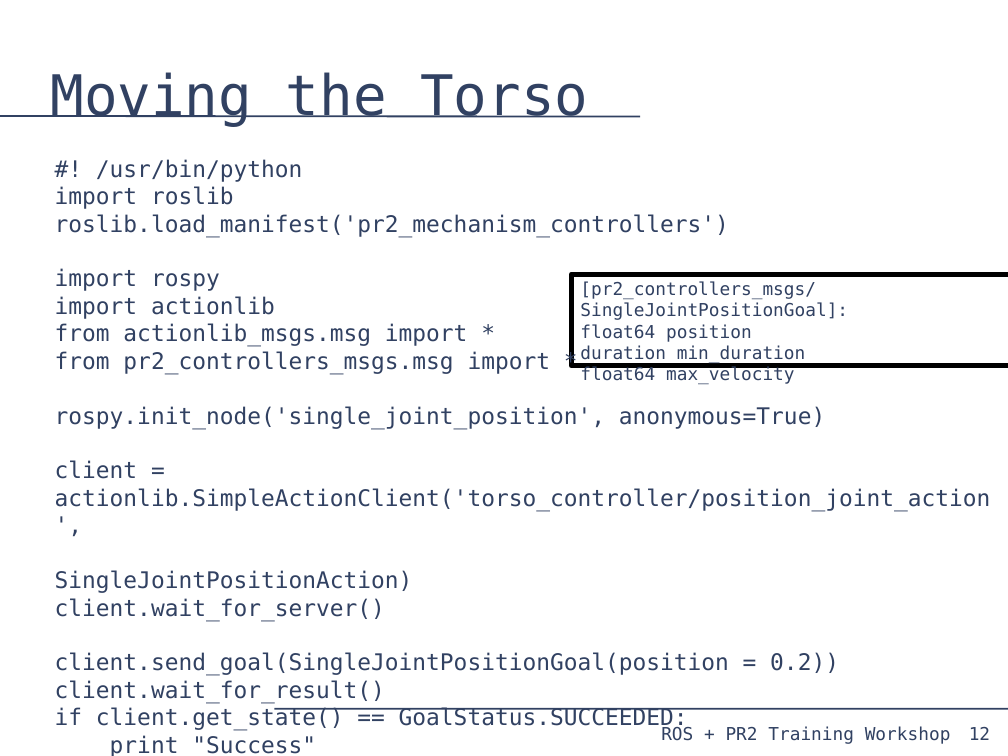
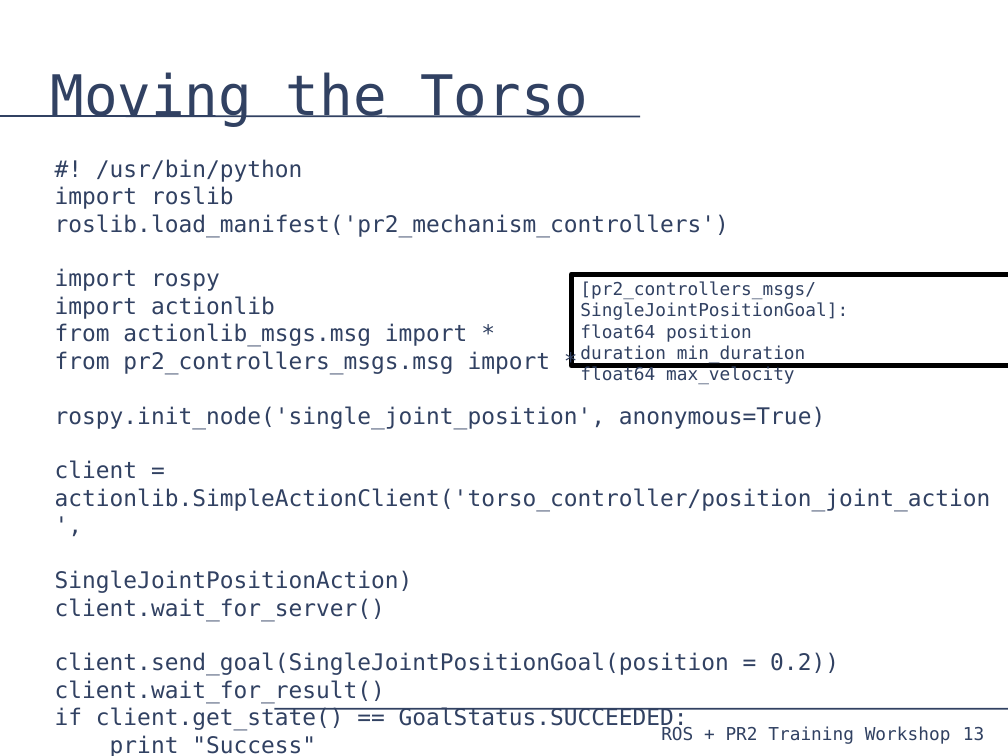
Before and after one commit to PR2/pr2_docs, a slide deck: slide 13 of pr2_training_workshop/moving_mechanism/slides.odp (slide 12 before the commit). Drawn at 1008x756 pixels with LibreOffice and Linux fonts; fonts in the diff are those of the drawing. Boxes give left, top, right and bottom in pixels: in the first picture for what was removed or moved away, otherwise in the second. Text is boxed around its words. In the diff, an @@ line names an element or a change of style, - is before the commit and + after.

```diff
--- a/pr2_training_workshop/moving_mechanism/slides.odp
+++ b/pr2_training_workshop/moving_mechanism/slides.odp
@@ page number added at <box>963,727,984,741</box>, 14 pt, text #314162 @@
+13
@@ page number removed at <box>969,727,990,740</box> @@
-12
```
Also in this commit, not shown: 19 other slides changed, 11 slides added, 5 slides removed, 4 other files.
